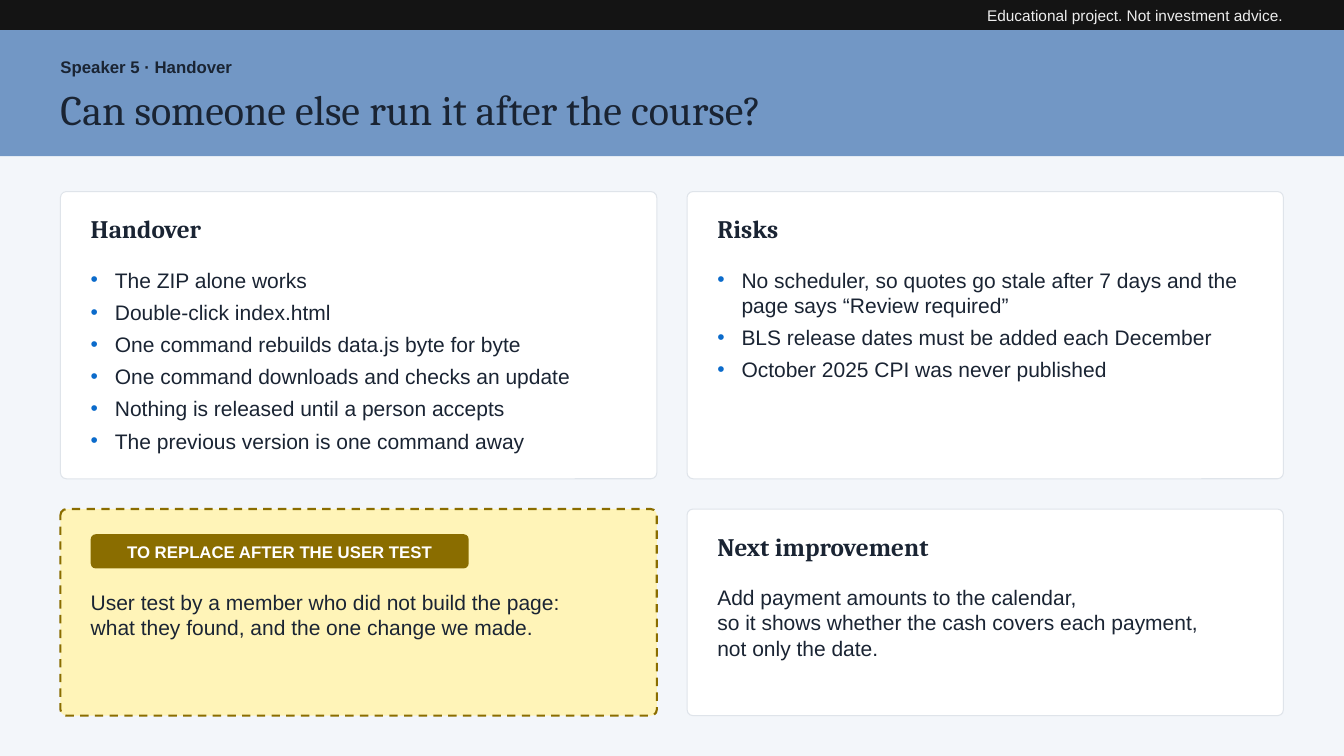
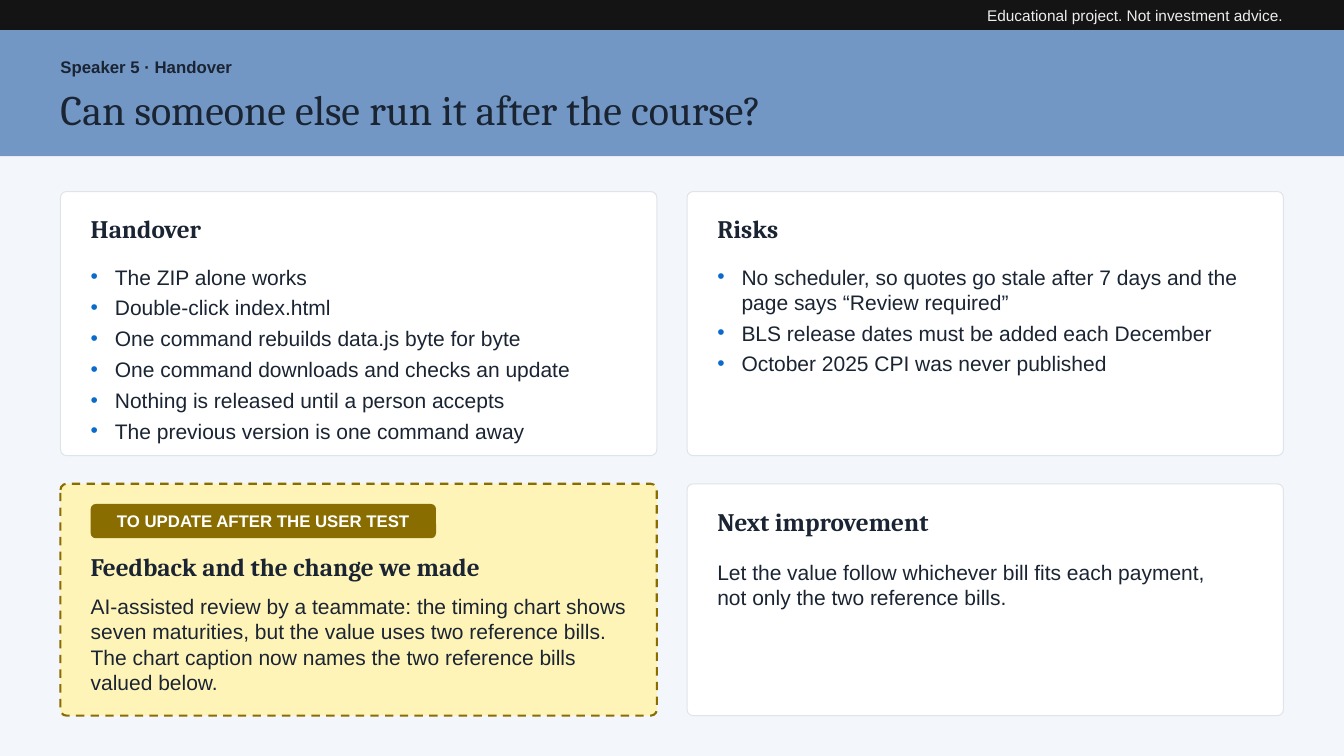
Before and after one commit to Timi-Fish/usd-cash-reserve-lab, a slide deck: slide 7 of group/presentation.pptx. Drawn at 1344x756 pixels with LibreOffice and Linux fonts; fonts in the diff are those of the drawing. Boxes give left, top, right and bottom in pixels: in the first picture for what was removed or moved away, otherwise in the second. Text is boxed around its words. In the diff, an @@ line names an element or a change of style, - is before the commit and + after.

```diff
--- a/group/presentation.pptx
+++ b/group/presentation.pptx
@@ rounded rectangle: place and size @@
-rounded rectangle at [60,192,657,479]
+rounded rectangle at [60,192,657,456]
@@ rounded rectangle: place and size @@
-rounded rectangle at [688,192,1285,479]
+rounded rectangle at [688,192,1285,456]
@@ text at [115,269,570,412]: less space between paragraphs @@
@@ text at [742,269,1237,342]: less space between paragraphs @@
@@ rounded rectangle: place and size @@
-rounded rectangle at [60,509,657,716]
+rounded rectangle at [60,484,657,716]
@@ rounded rectangle "TO UPDATE AFTER THE USER ...": place and size @@
-rounded rectangle "TO UPDATE AFTER THE USER ..." at [91,534,469,569]
+rounded rectangle "TO UPDATE AFTER THE USER ..." at [91,504,437,538]
@@ proportions changed in 4 elements at [60,192,657,456], [688,192,1285,456], [60,484,657,716], [688,484,1285,716] @@
@@ rounded rectangle: place and size @@
-rounded rectangle at [688,509,1285,716]
+rounded rectangle at [688,484,1285,716]
@@ text "Next improvement": place and size @@
-text "Next improvement" at [717,538,929,562]
+text "Next improvement" at [717,513,929,537]
@@ text in rounded rectangle at [117,515,409,527]: text changed @@
-TO REPLACE AFTER THE USER TEST
+TO UPDATE AFTER THE USER TEST
@@ text at [91,558,480,582]: text changed; size 15 to 18 pt; font Arial to Cambria; bold on @@
-User test by a member who did not build the page:
-what they found, and the one change we made.
+Feedback and the change we made
@@ text at [717,564,1204,610]: text changed @@
-Add payment amounts to the calendar,
-so it shows whether the cash covers each payment,
-not only the date.
+Let the value follow whichever bill fits each payment,
+not only the two reference bills.
@@ text added at [91,598,625,691], 15 pt, text #1A2433 @@
+AI-assisted review by a teammate: the timing chart shows seven maturities, but the value uses two reference bills. The chart caption now names the two reference bills valued below.
```
Also in this commit, not shown: 1 other slide changed, 1 other file.
